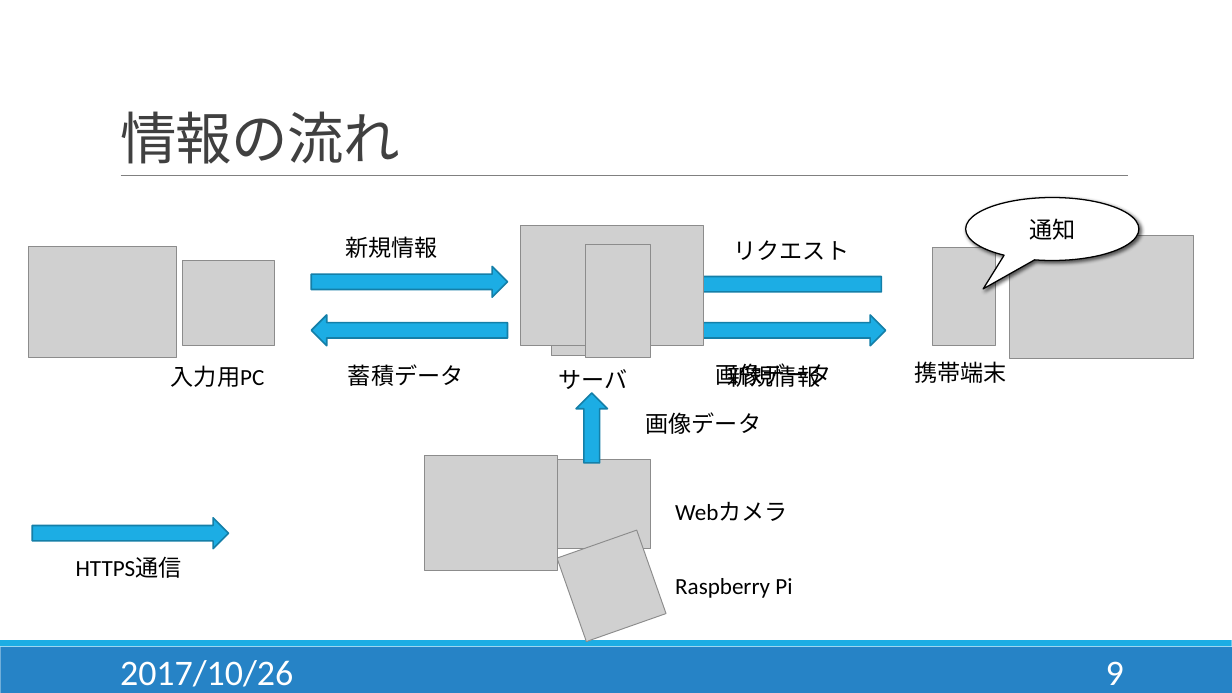
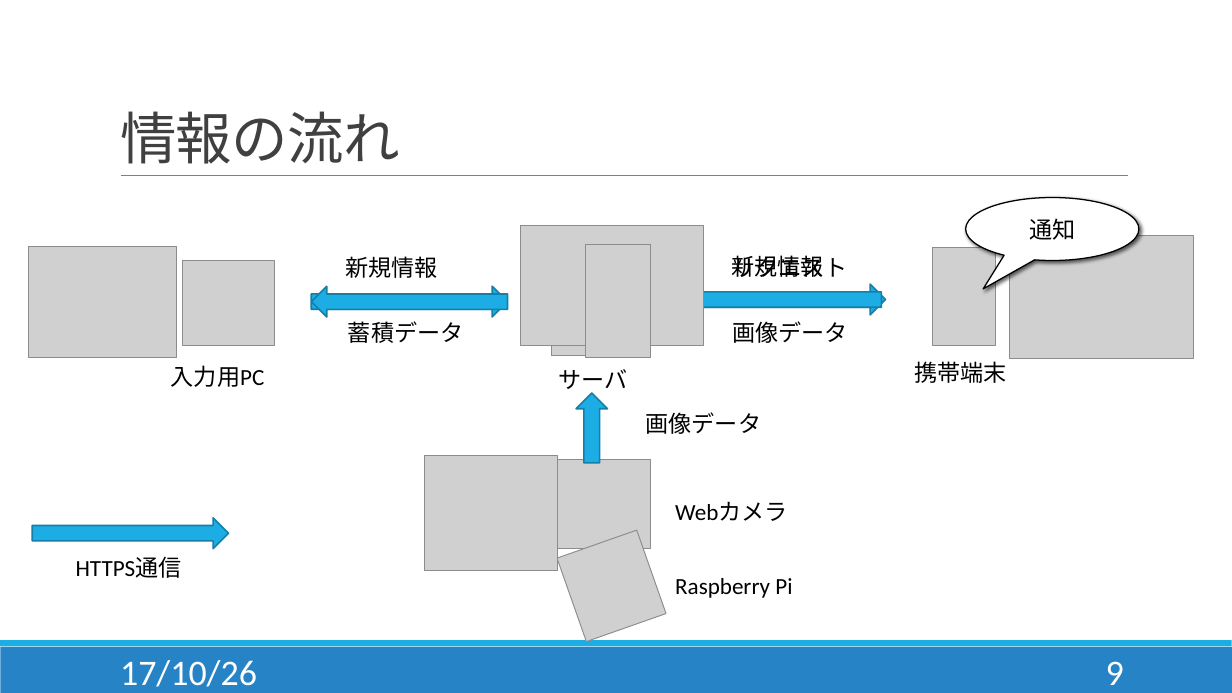
Before and after one commit to Hamato190360c/Siesta, a slide deck: slide 9 of 提案書発表/システム提案書_発表.pptx. Drawn at 1232x693 pixels with LibreOffice and Linux fonts; fonts in the diff are those of the drawing; grey boxes stand for pictures. Boxes give left, top, right and bottom in pixels: in the first picture for what was removed or moved away, otherwise in the second. Text is boxed around its words. In the diff, an @@ line names an element or a change of style, - is before the commit and + after.

Commit message:
画像の流れ修正

```diff
--- a/提案書発表/システム提案書_発表.pptx
+++ b/提案書発表/システム提案書_発表.pptx
@@ text "新規情報": place and size @@
-text "新規情報" at bbox=[346, 236, 438, 258]
+text "新規情報" at bbox=[346, 256, 438, 278]
@@ text "新規情報" rewrapped from bbox=[728, 361, 820, 390] to bbox=[731, 255, 823, 277] @@
@@ text "リクエスト": place and size @@
-text "リクエスト" at bbox=[734, 240, 849, 260]
+text "リクエスト" at bbox=[732, 255, 847, 277]
@@ right arrow: place and size @@
-right arrow at bbox=[311, 266, 507, 297]
+right arrow at bbox=[311, 287, 507, 317]
@@ right arrow: place and size @@
-right arrow at bbox=[311, 315, 507, 346]
+right arrow at bbox=[311, 287, 507, 317]
@@ right arrow: place and size @@
-right arrow at bbox=[685, 269, 881, 299]
+right arrow at bbox=[685, 285, 881, 315]
@@ right arrow: place and size @@
-right arrow at bbox=[689, 315, 885, 346]
+right arrow at bbox=[689, 285, 885, 315]
@@ text "蓄積データ": place and size @@
-text "蓄積データ" at bbox=[348, 364, 463, 386]
+text "蓄積データ" at bbox=[348, 321, 463, 343]
@@ text "画像データ": place and size @@
-text "画像データ" at bbox=[716, 363, 831, 387]
+text "画像データ" at bbox=[732, 321, 847, 343]
@@ text at bbox=[120, 660, 257, 687]: text changed @@
-2017/10/26
+17/10/26
```
Also in this commit, not shown: 20 other slides changed.
